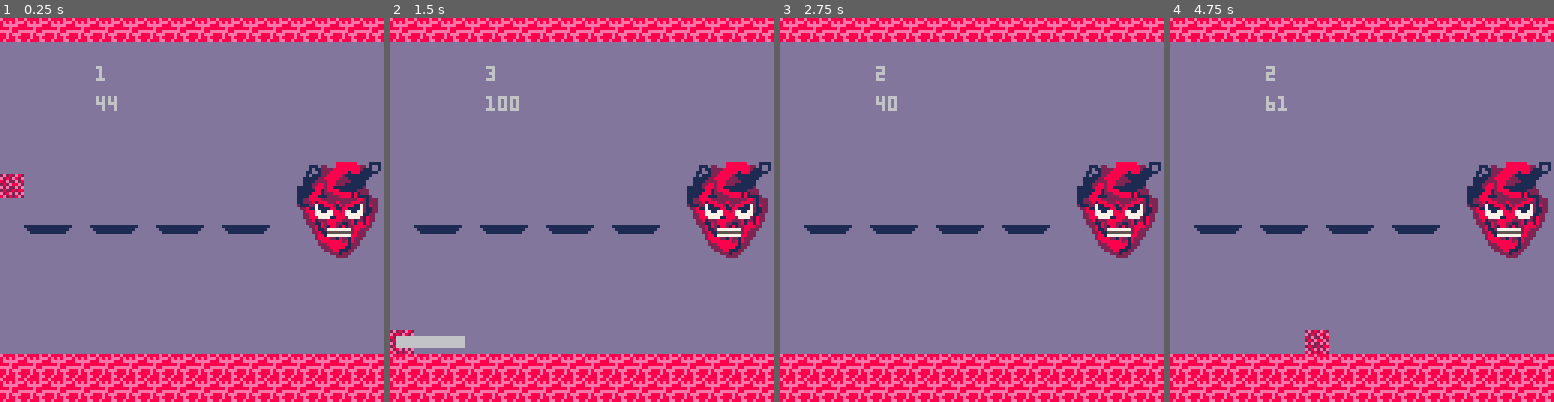
Above: before the commit, frames 1-4 (left to right).
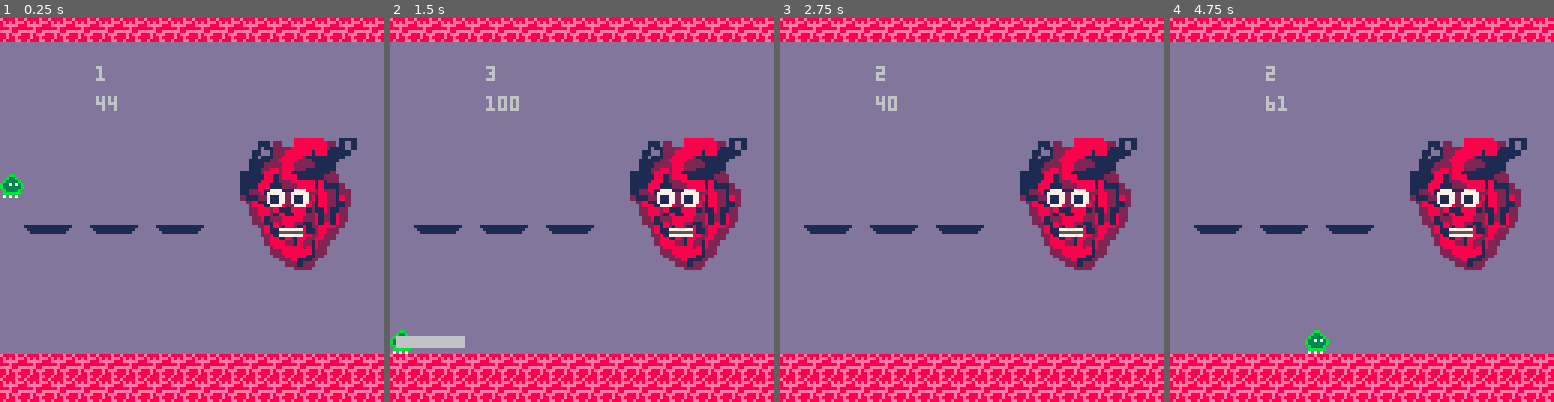
Above: after the commit, the same moments.

Repository: Von-dy/Game_Design_Final_Project
Game: PICO-8 cartridge build1.p8
Same seed, same stepped clock (60 frames per second), same inputs: the game is played once before the commit and once after it.
Inputs:
- Up to frame 1 (0.25 s): no input
- Up to frame 2 (1.5 s): tap O (Z key) at 0.33, 0.7, 1.43 s; tap X (X key) at 1.07 s
- Up to frame 3 (2.75 s): hold Left 1.97-2.37 s; tap X (X key) at 2.07, 2.4, 2.73 s; tap O (Z key) at 2.22 s; hold Down from 2.42 s (still down)
- Up to frame 4 (4.75 s): release Down at 2.82 s; hold Right 2.87-3.53 s; tap X (X key) every 0.33 s from 3.07 to 4.73 s; tap O (Z key) at 3.1, 3.98 s; hold Up 3.58-4.08 s; hold Right 4.13-4.53 s; hold Down from 4.58 s (still down)

The runs differ from the first frame. In frame 1, 9.1% of the frame differs, in the area x 0-100%, y 31-66%; in frame 2, 8.9%; in frame 3, 8.7%; in frame 4, 9.1%.

Commit message:
Made Sprites Proper Resize Boss
Sprites and Boss stuff

Diff:
--- a/build1.p8
+++ b/build1.p8
@@ -4,9 +4,8 @@
 function _init()
  x=0 --speed
  c=0 --beat count
- p=0 --phase
  platforms={}
- for i=0, 7 do
+ for i=0, 5 do
   make_platform(i)
  end
  --game object
@@ -85,7 +84,7 @@
  x=o.x,
  y=o.y,
  d=d,
- sprite=3,
+ sprite=17,
  spd=1
  }
  return b
@@ -97,7 +96,7 @@
  x=o.x,
  y=o.y,
  dia=diag,
- sprite=3,
+ sprite=17,
  spd=1
  }
  return b
@@ -222,7 +221,7 @@
    state=0,
    last_action=0,
    num=slot,
-   sprite=1,
+   sprite=206,
    x=0,
    y=32,
    dx=0,
@@ -497,15 +496,7 @@
  cls()
  map(0,0,0,0,16,16)
  draw_platforms()
- spr(11, 96, 48, 4,4)
- --normal eyes
- spr(21,104,60,1,1)
- spr(21,114,60,1,1)
- --angry eyes
- spr(24,104,60,1,1)
- spr(24,114,60,1,1,true,false)
- --angry mouth
- spr(22,109,68,1,1)
+ draw_boss()
  for p in all(players) do
   spr(p.sprite,p.x,p.y)
   print(p.state,32,16)
@@ -523,6 +514,22 @@
 
 function draw_boss()
 
+ if c==1 then
+  sspr(88, 0, 32, 32, 76,40, 48, 48)
+ else
+  sspr(88, 0, 32, 32, 76,40, 44, 44)
+ end
+
+ if boss.phase==0 then
+ spr(21,88,56,1,1)
+ spr(21,96,56,1,1)
+ end--draw happy
+ if boss.phase==1 then
+ spr(24,96,56,1,1)
+ spr(24,104,56,1,1,true,false)
+ end--draw angry
+ if boss.phase==2 then end--draw sad
+ spr(22,93,68,1,1)
 end
 
 function draw_platforms()
